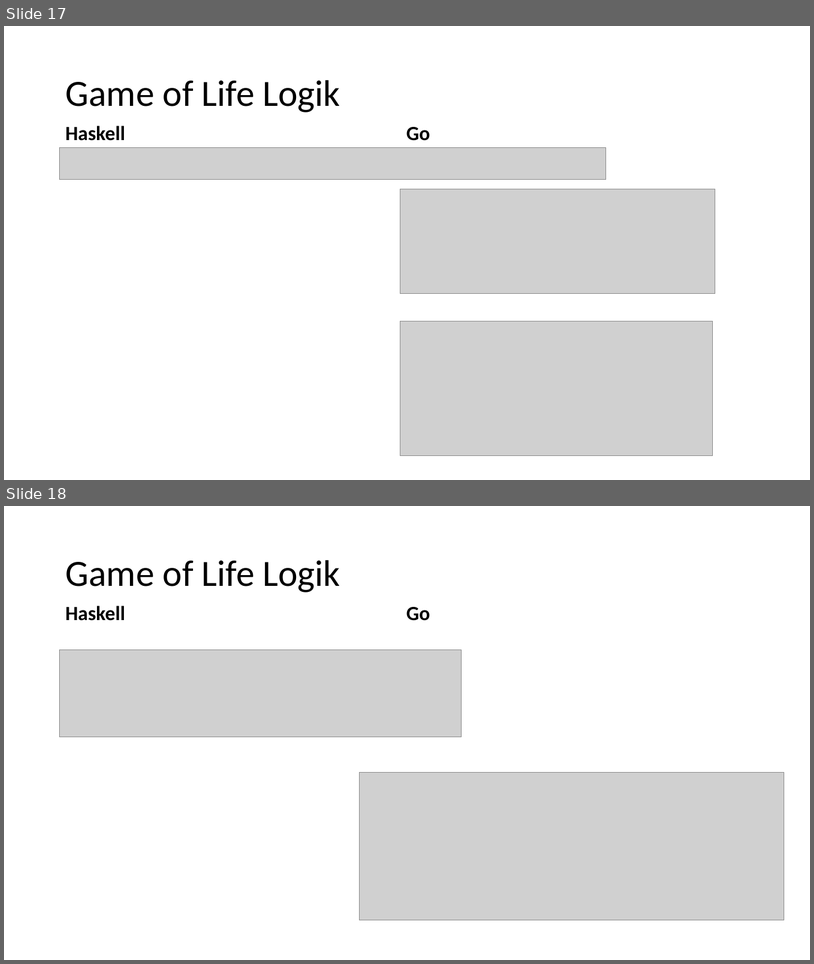
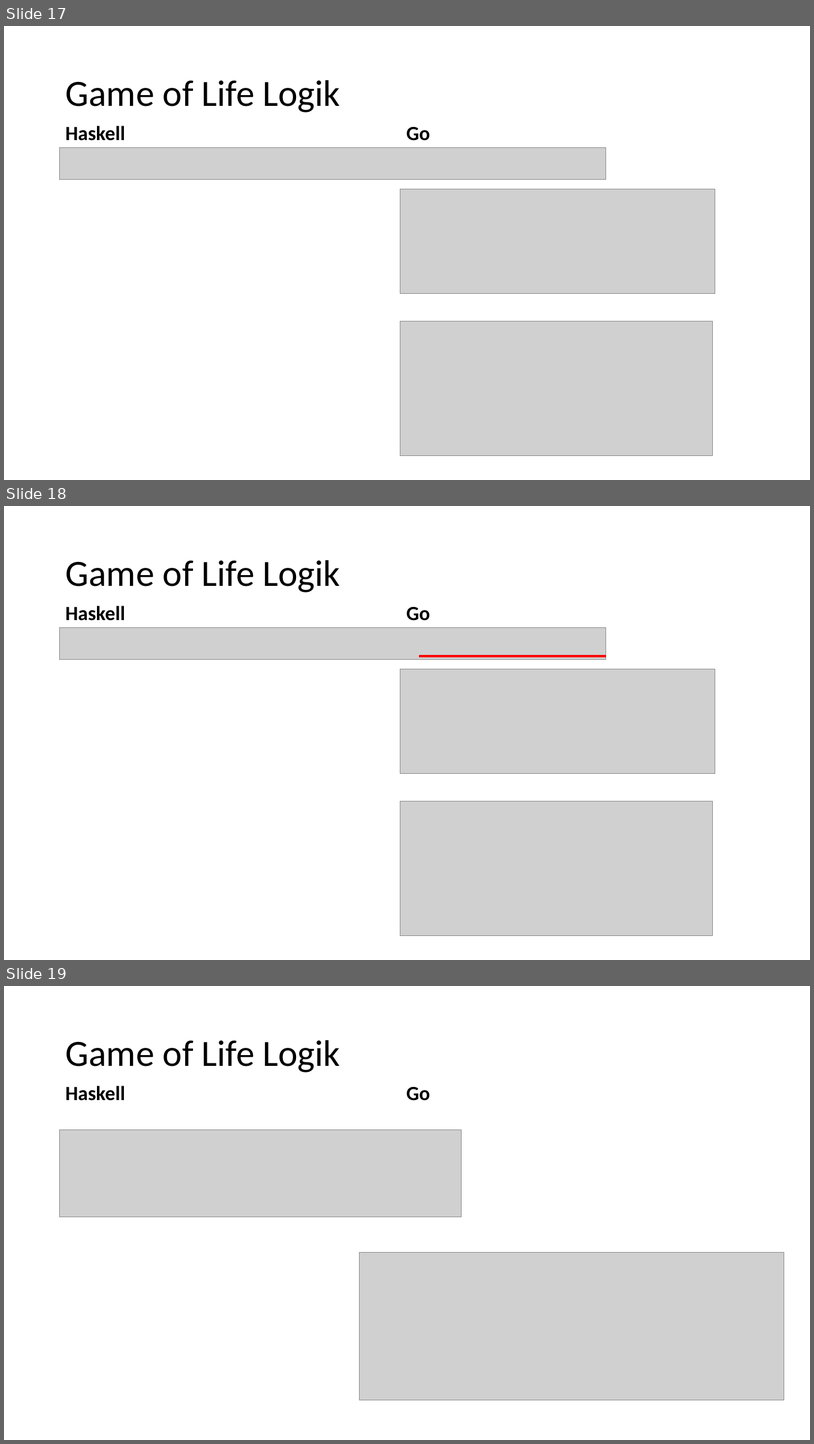
Before and after one commit to LucZZ/haskell-vs-go, a slide deck: presentation/Abschlusspräsentation.pptx. Shown one above the other, each under a label of ours: slides 17 and 18 before the commit, slides 17, 18 and 19 after it. The pictures are 814x964 and 814x1444 pixels, drawn with LibreOffice and Linux fonts; fonts in the diff are those of the drawing; grey boxes stand for pictures. Boxes give left, top, right and bottom in pixels: in the first picture for what was removed or moved away, otherwise in the second. Text is boxed around its words. In the diff, an @@ line names an element or a change of style, - is before the commit and + after.

```diff
--- a/presentation/Abschlusspräsentation.pptx
+++ b/presentation/Abschlusspräsentation.pptx
@@ slide 18 added at [4,506,810,960], background #FFFFFF @@
@@ title added at [66,560,341,592], 44 pt, text #000000 @@
+Game of Life Logik
@@ text added at [65,606,125,621], 24 pt, text #000000, bold @@
+Haskell
@@ text added at [407,607,430,621], 24 pt, text #000000, bold @@
+Go
@@ picture added at [59,628,606,660] @@
@@ line added from (419, 656) to (606, 656), #FF0000 3 pt @@
@@ picture added at [401,669,716,774] @@
@@ picture added at [401,801,714,936] @@
@@ what was slide 18 is now slide 19 @@
```
